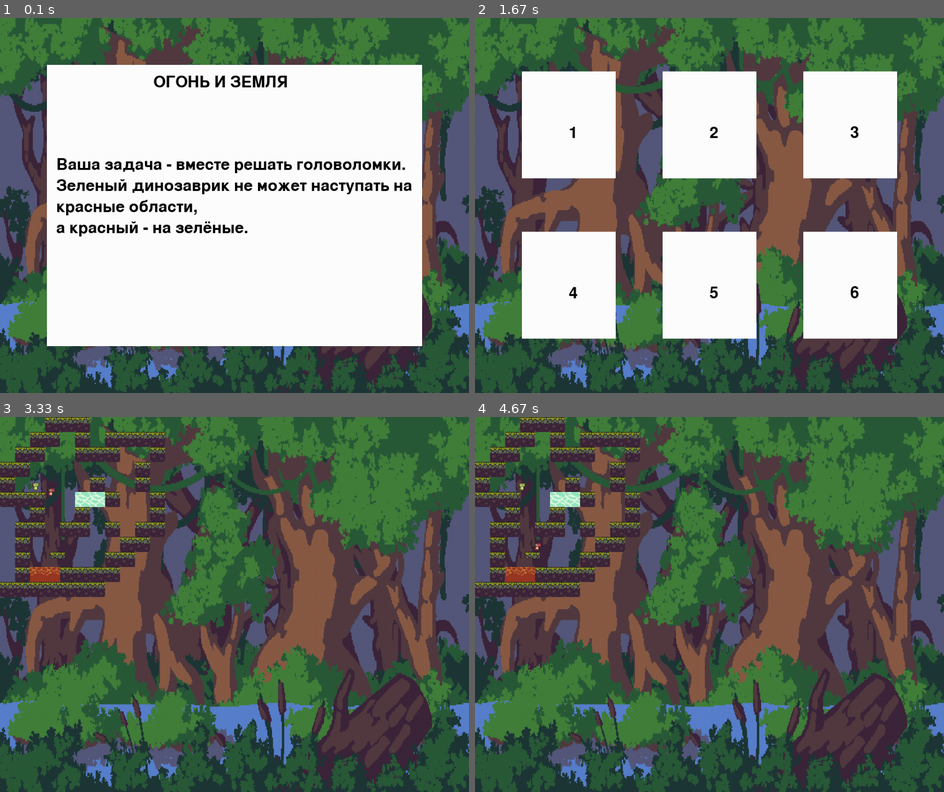
Above: before the commit, frames 1-4 (two rows, left to right).
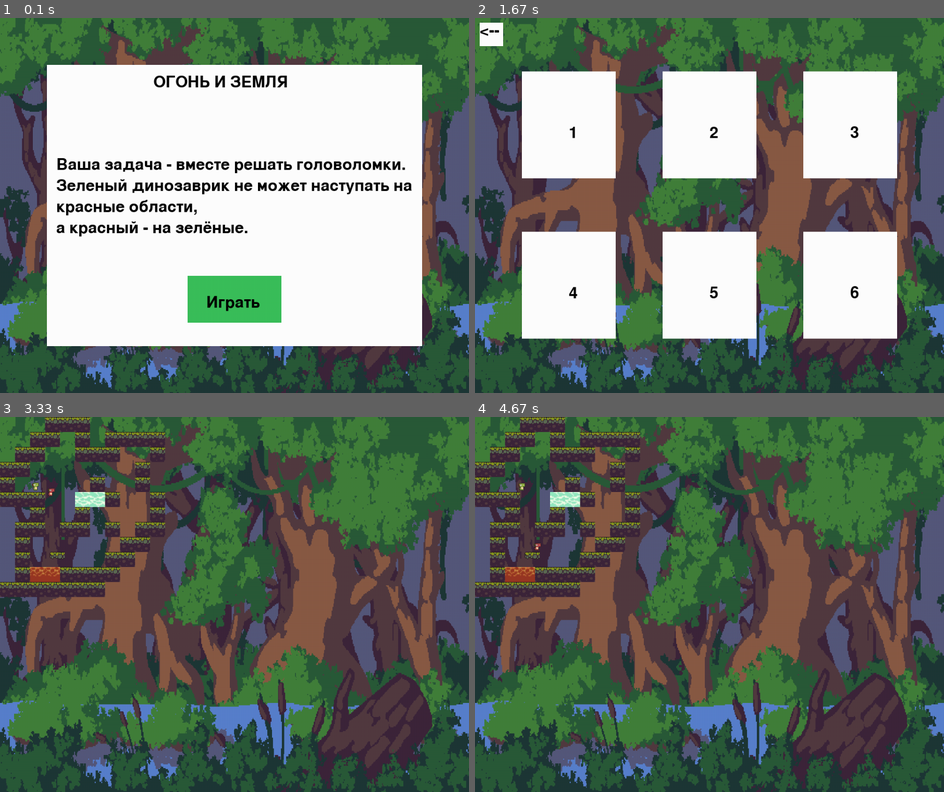
Above: after the commit, the same moments.

Repository: Irtak1utka/Project-on-YL-on-pygame
Game: pygame game, started from main.py
Same seed, same stepped clock (60 frames per second), same inputs: the game is played once before the commit and once after it.
Inputs (mouse positions are in pixels of both pictures, inside the frame that each line leads up to):
- Up to frame 1 (0.1 s): no input
- Up to frame 2 (1.67 s): click (709, 299) at 0.38 s; click (690, 220) at 0.72 s
- Up to frame 3 (3.33 s): click (89, 548) at 3.12 s
- Up to frame 4 (4.67 s): hold Left 3.4-3.87 s; hold Up 3.9-4.27 s; hold W 3.9-4.27 s; hold Right from 4.3 s (still down); hold D from 4.3 s (still down)

The runs differ from the first frame. In frame 1, 2.5% of the frame differs, in the area x 40-60%, y 68-82%; in frame 2, 0.3%; in frame 3, 0.2%; in frame 4, 0.2%.

Commit message:
доделала все кнопки

Diff:
--- a/main.py
+++ b/main.py
@@ -39,8 +39,12 @@
     lvl_width, lvl_height = WIDTH // 5, HEIGHT // 3.5
     fon = pygame.transform.scale(load_image('sprites/Background.png'), (WIDTH, HEIGHT))
     screen.blit(fon, (0, 0))
+    pygame.draw.rect(screen, 'white', (10, 10, 50, 50))
     x1, y1 = lvl_width // 2, lvl_height // 2
     font = pygame.font.Font(None, 50)
+    string_rendered = font.render('<--', 1, 'black')
+    intro_rect = string_rendered.get_rect()
+    screen.blit(string_rendered, (10, 10))
     for i in range(6):
         coords.append((x1, y1))
         pygame.draw.rect(screen, 'white', (x1, y1, lvl_width, lvl_height))
@@ -63,6 +67,8 @@
                 for i in range(len(coords)):
                     if coords[i][0] <= x <= coords[i][0] + lvl_width and coords[i][1] <= y <= coords[i][1] + lvl_height:
                         return game_screen(levels[i])
+                    elif 10 <= x <= 60 and 10 <= y <= 60:
+                        return start_screen()
         pygame.display.flip()
         clock.tick(FPS)
 
@@ -78,6 +84,7 @@
     fon = pygame.transform.scale(load_image('sprites/Background.png'), (WIDTH, HEIGHT))
     screen.blit(fon, (0, 0))
     pygame.draw.rect(screen, 'white', (100, 100, 800, 600))
+    pygame.draw.rect(screen, (59, 191, 90), (400, 550, 200, 100))
     font = pygame.font.Font(None, 50)
     text_coord = 110
     for line in intro_text:
@@ -88,13 +95,17 @@
         intro_rect.x = 120
         text_coord += intro_rect.height
         screen.blit(string_rendered, intro_rect)
+    string_rendered = font.render('Играть', 1, pygame.Color('black'))
+    intro_rect = string_rendered.get_rect()
+    intro_rect.top = 590
+    intro_rect.x = 440
+    screen.blit(string_rendered, intro_rect)
 
     while True:
         for event in pygame.event.get():
             if event.type == pygame.QUIT:
                 terminate()
-            elif event.type == pygame.KEYDOWN or \
-                    event.type == pygame.MOUSEBUTTONDOWN:
+            elif event.type == pygame.MOUSEBUTTONDOWN and 400 <= event.pos[0] <= 600 and 550 <= event.pos[1] <= 650:
                 return levels_screen()
         pygame.display.flip()
         clock.tick(FPS)
@@ -188,14 +199,25 @@
     fon = pygame.transform.scale(load_image('sprites/Background.png'), (WIDTH, HEIGHT))
     screen.blit(fon, (0, 0))
     pygame.draw.rect(screen, 'white', (100, 100, 800, 600))
+    pygame.draw.rect(screen, (59, 191, 90), (200, 500, 200, 100))
+    pygame.draw.rect(screen, (59, 191, 90), (600, 500, 200, 100))
     intro_text = ["                        ВЫ ПРОИГРАЛИ", "", '', '',
                   "Не забывайте, что зеленый динозаврик",
                   "не может ходить по лаве, а красный",
                   "не может ходить по воде."]
+    btns_text = ['Рестарт', 'Меню']
     font = pygame.font.Font(None, 50)
+    text_coord = 250
+    for s in btns_text:
+        string_rendered = font.render(s, 1, 'black')
+        intro_rect = string_rendered.get_rect()
+        intro_rect.top = 530
+        intro_rect.x = text_coord
+        screen.blit(string_rendered, intro_rect)
+        text_coord += 400
     text_coord = 100
     for line in intro_text:
-        string_rendered = font.render(line, 1, pygame.Color('black'))
+        string_rendered = font.render(line, 1, 'black')
         intro_rect = string_rendered.get_rect()
         text_coord += 10
         intro_rect.top = text_coord
@@ -207,7 +229,11 @@
             if event.type == pygame.QUIT:
                 terminate()
             elif event.type == pygame.MOUSEBUTTONDOWN:
-                return game_screen(file_path)
+                x, y = event.pos
+                if 200 <= x <= 400 and 500 <= y <= 600:
+                    return game_screen(file_path)
+                elif 600 <= x <= 800 and 500 <= y <= 600:
+                    return levels_screen()
         pygame.display.flip()
         clock.tick(FPS)
 
Binary file changed: sprites/Spikes/lava.PNG
Binary file changed: sprites/Spikes/water.PNG
